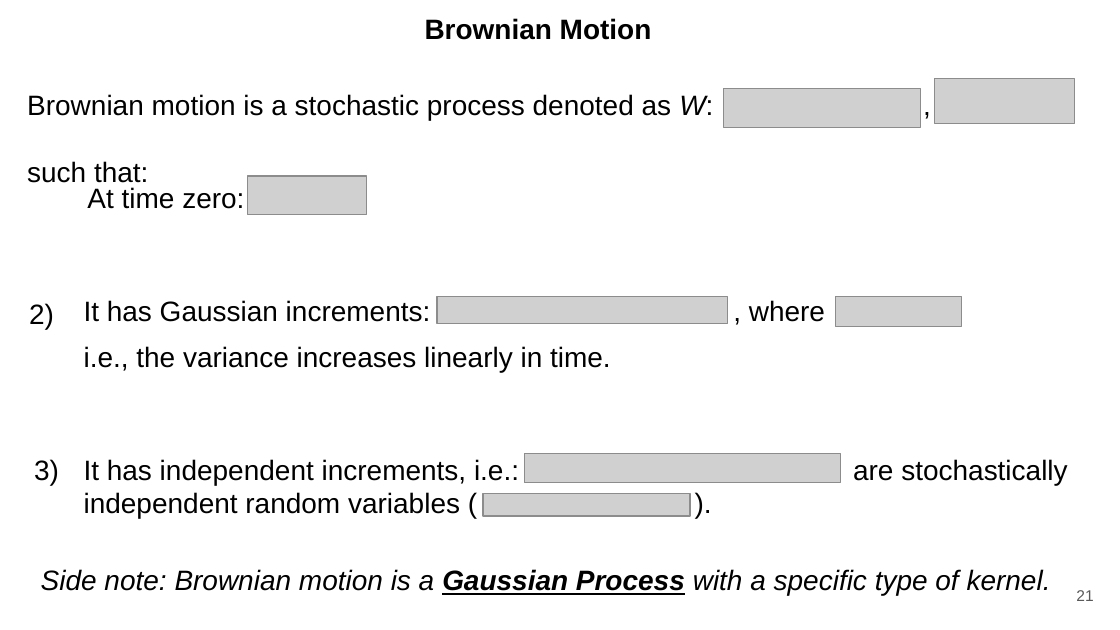
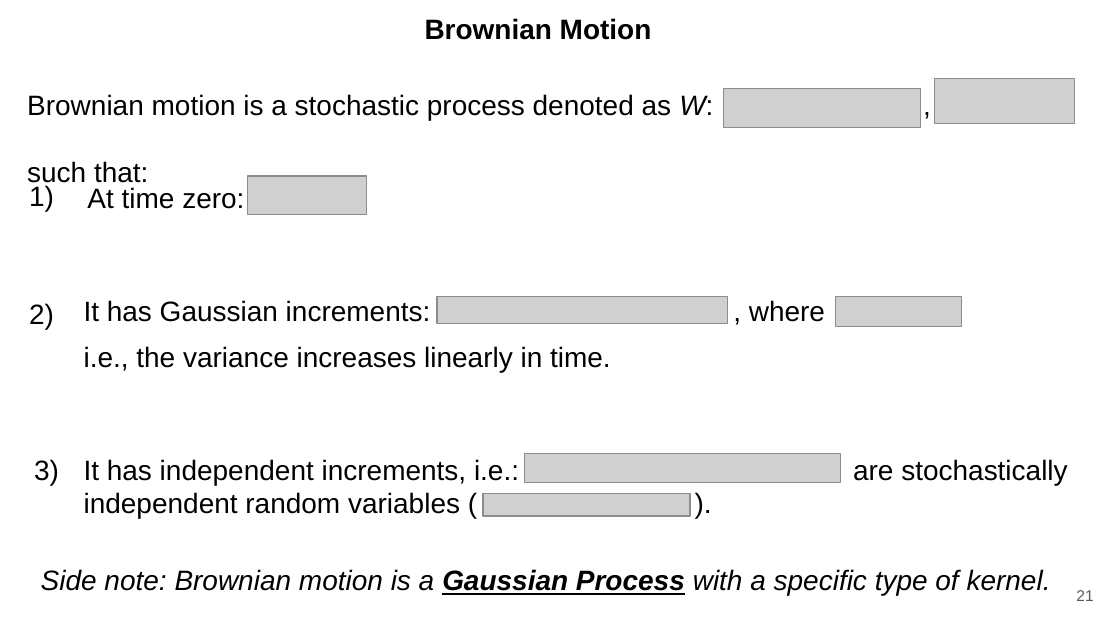
Before and after one commit to ducspe/DCPresentations, a slide deck: slide 21 of UnderstandingDiffusion/UnderstandingDiffusion.pptx. Drawn at 1120x630 pixels with LibreOffice and Linux fonts; fonts in the diff are those of the drawing; grey boxes stand for pictures. Boxes give left, top, right and bottom in pixels: in the first picture for what was removed or moved away, otherwise in the second. Text is boxed around its words. In the diff, an @@ line names an element or a change of style, - is before the commit and + after.

```diff
--- a/UnderstandingDiffusion/UnderstandingDiffusion.pptx
+++ b/UnderstandingDiffusion/UnderstandingDiffusion.pptx
@@ text added at [29, 185, 54, 211], 18 pt, text #000000 @@
+1)
```
Also in this commit, not shown: 16 other slides changed, 10 other files.
